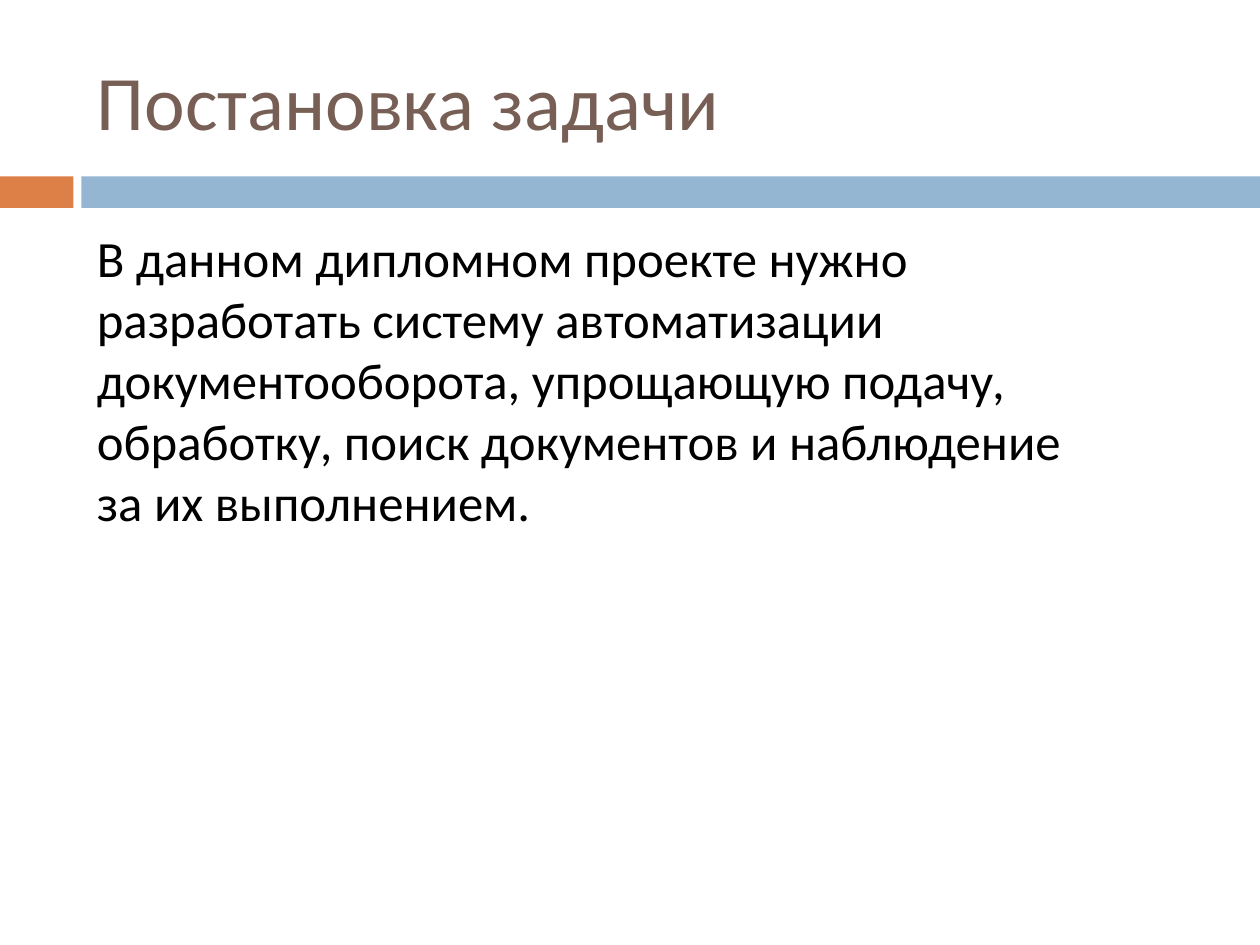
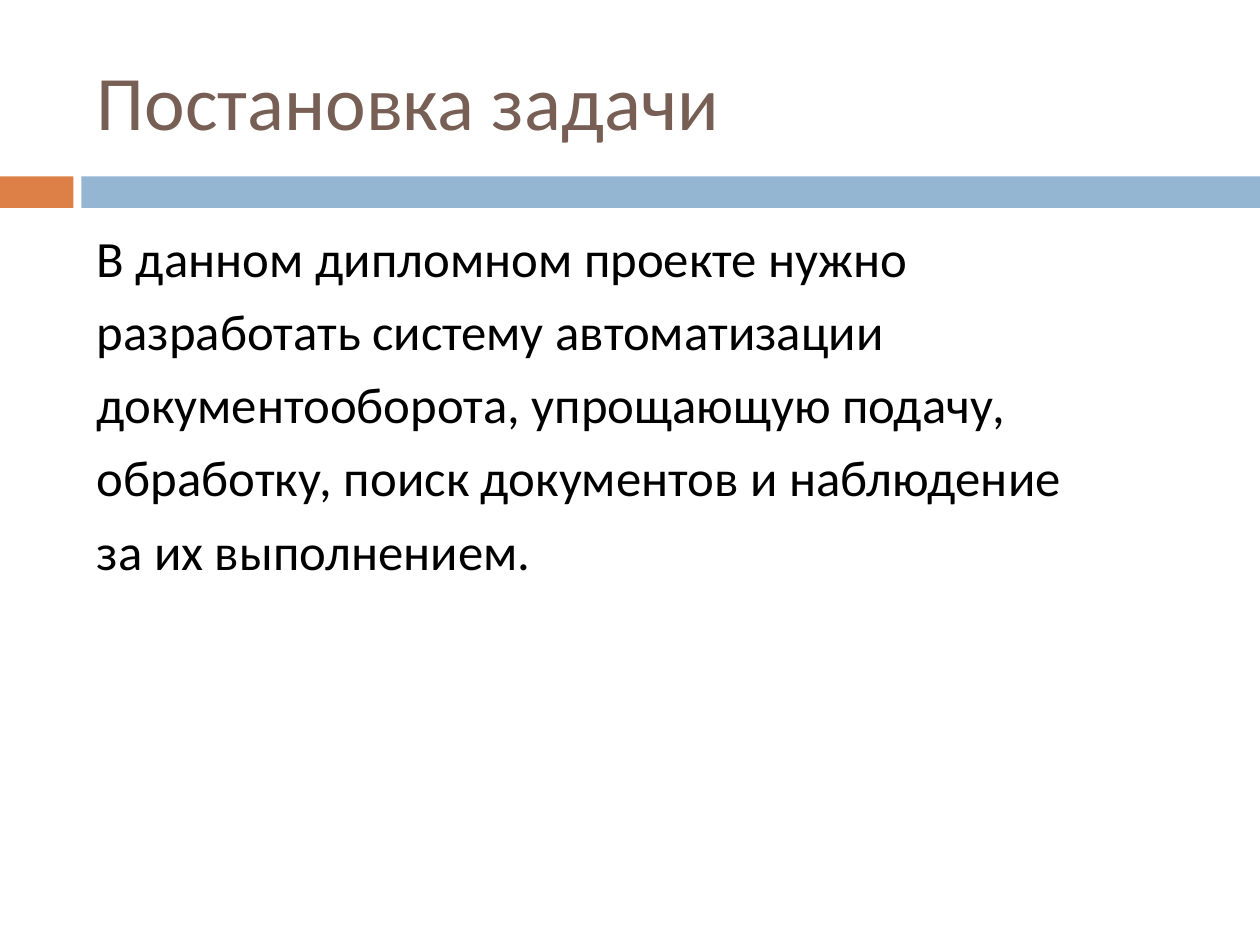
Before and after one commit to Datel777/DIPLOM, a slide deck: slide 2 of Презентация.pptx. Drawn at 1260x945 pixels with LibreOffice and Linux fonts; fonts in the diff are those of the drawing. Boxes give left, top, right and bottom in pixels: in the first picture for what was removed or moved away, otherwise in the second. Text is boxed around its words. In the diff, an @@ line names an element or a change of style, - is before the commit and + after.

```diff
--- a/Презентация.pptx
+++ b/Презентация.pptx
@@ text "В данном дипломном проекте нужно" at [97,244,1061,571]: indent changed; more space between paragraphs @@
```
Also in this commit, not shown: 8 other slides changed, 1 other file.
